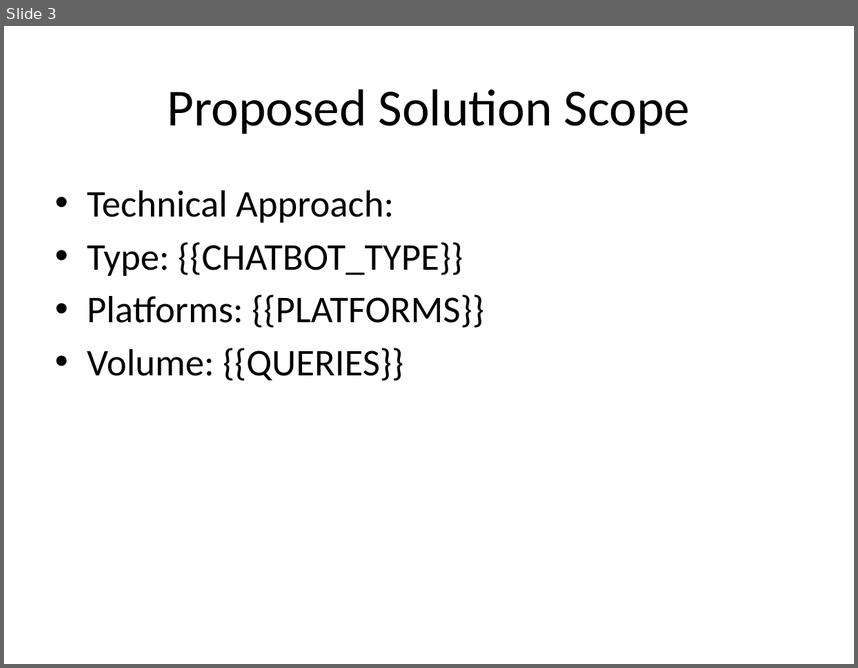
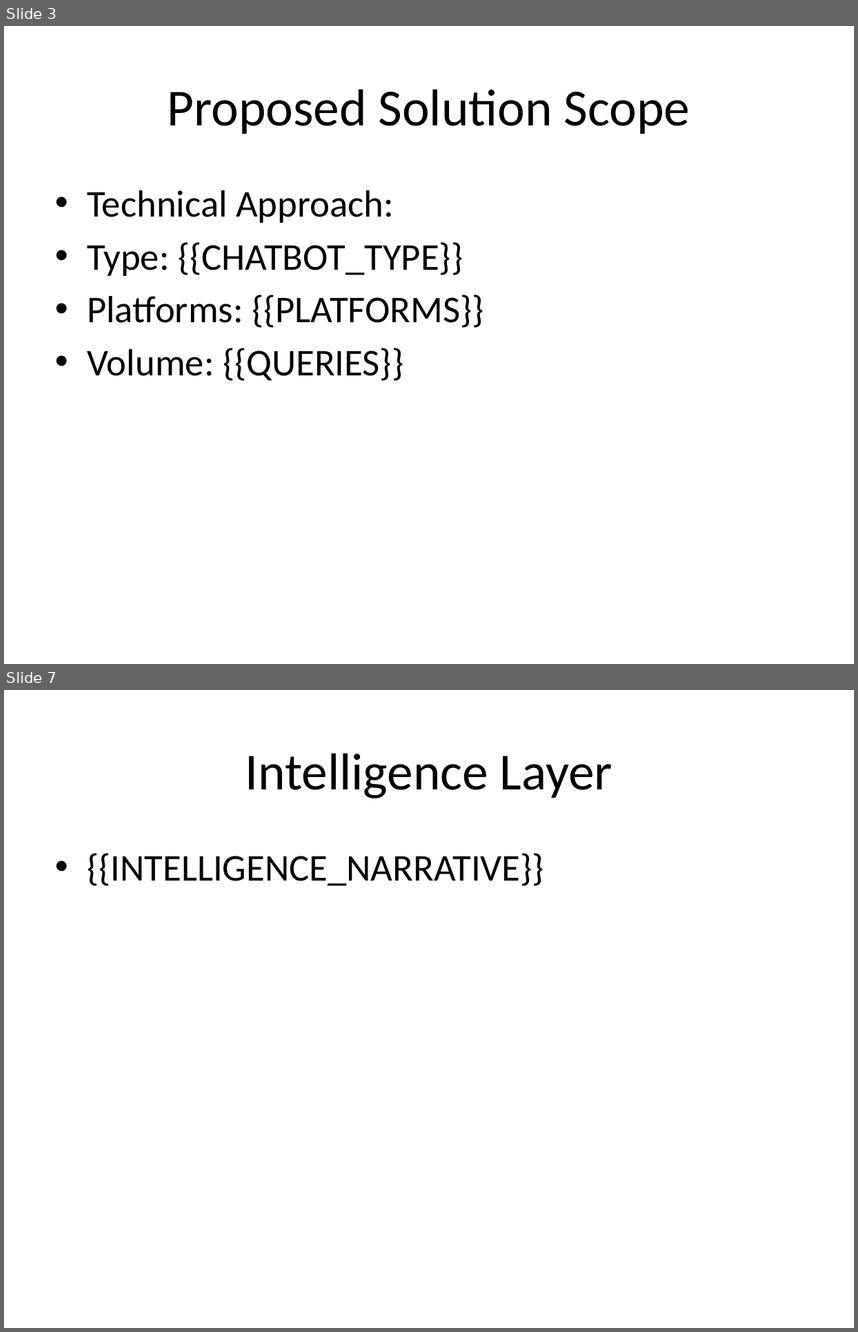
Before and after one commit to DivBell047/proposal-automation, a slide deck: templates/chatbot.pptx. Shown one above the other, each under a label of ours: slide 3 before the commit, slides 3 and 7 after it; the slides between them are not shown. The pictures are 858x668 and 858x1332 pixels, drawn with LibreOffice and Linux fonts; fonts in the diff are those of the drawing. Boxes give left, top, right and bottom in pixels: in the first picture for what was removed or moved away, otherwise in the second. Text is boxed around its words. In the diff, an @@ line names an element or a change of style, - is before the commit and + after.

```diff
--- a/templates/chatbot.pptx
+++ b/templates/chatbot.pptx
@@ slide 7 added at (4, 690, 854, 1328), background #FFFFFF @@
@@ title added at (245, 753, 613, 798), 44 pt, text #000000 @@
+Intelligence Layer
@@ text added at (87, 853, 544, 886), 32 pt, text #000000 @@
+• {{INTELLIGENCE_NARRATIVE}}
```
Also in this commit, not shown: 3 other slides added, 5 other files.
